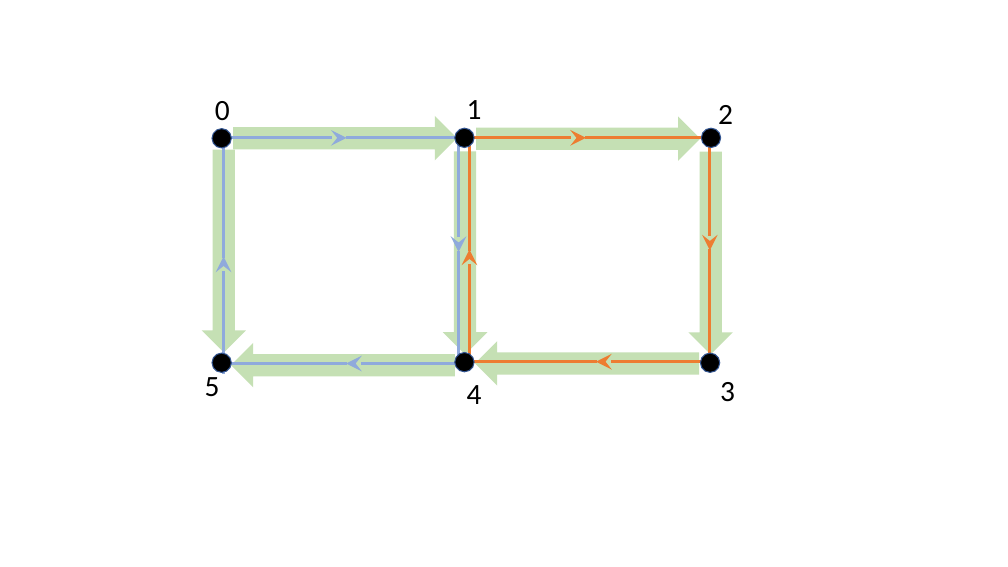
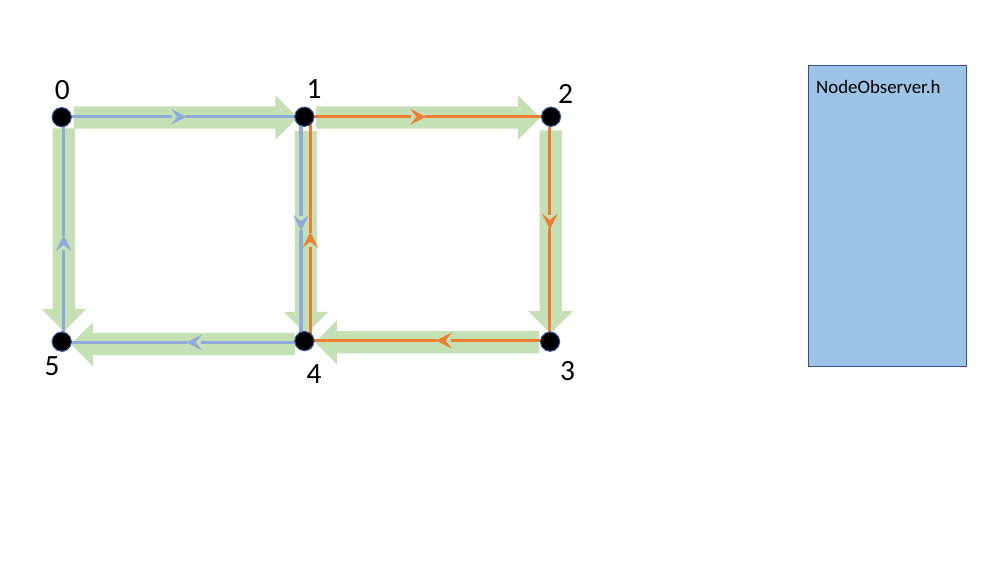
Before and after one commit to giacomo-po/MoDELib, a slide deck: slide 3 of doxygen/dox/Figures.pptx. Drawn at 1008x567 pixels with LibreOffice and Linux fonts; fonts in the diff are those of the drawing. Boxes give left, top, right and bottom in pixels: in the first picture for what was removed or moved away, otherwise in the second. Text is boxed around its words. In the diff, an @@ line names an element or a change of style, - is before the commit and + after.

```diff
--- a/doxygen/dox/Figures.pptx
+++ b/doxygen/dox/Figures.pptx
@@ rectangle added at bbox=[809, 65, 967, 366], fill #9DC3E6, outline #325491 1 pt @@
@@ text added at bbox=[816, 80, 940, 93], 18 pt, text #000000 @@
+NodeObserver.h
@@ 8 arrows, 8 lines, 7 right arrows, 6 texts, 6 ellipses: place and size @@
-8 arrows, 8 lines, 7 right arrows, 6 texts, 6 ellipses at bbox=[202, 100, 735, 404]
+8 arrows, 8 lines, 7 right arrows, 6 texts, 6 ellipses at bbox=[41, 79, 575, 383]
```
Also in this commit, not shown: 6 slides added, 24 other files.
